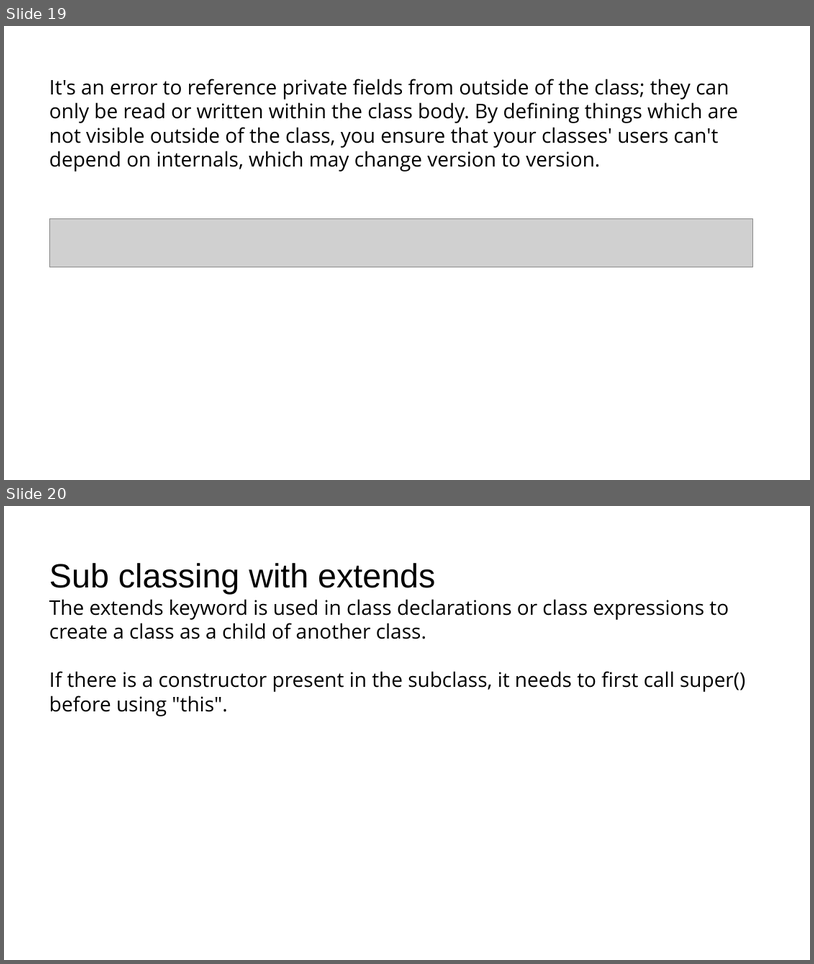
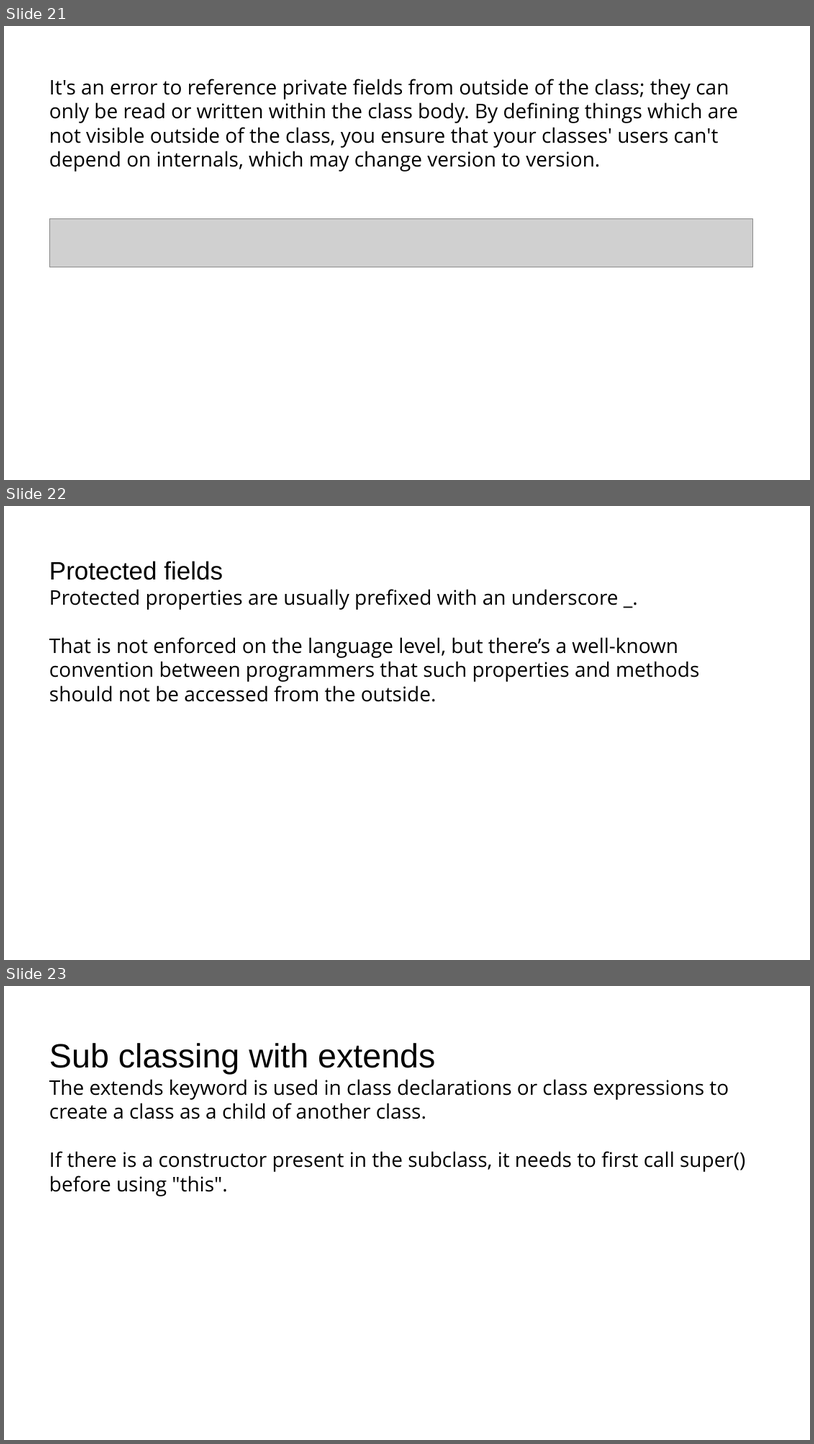
Before and after one commit to RostyslavSynenko/Lv-469.NodeJS, a slide deck: presentations/Classes.pptx. Shown one above the other, each under a label of ours: slides 19 and 20 before the commit, slides 21, 22 and 23 after it. The pictures are 814x964 and 814x1444 pixels, drawn with LibreOffice and Linux fonts; fonts in the diff are those of the drawing; grey boxes stand for pictures; background and template pictures are left out. Boxes give left, top, right and bottom in pixels: in the first picture for what was removed or moved away, otherwise in the second. Text is boxed around its words. In the diff, an @@ line names an element or a change of style, - is before the commit and + after.

```diff
--- a/presentations/Classes.pptx
+++ b/presentations/Classes.pptx
@@ slide 22 added at (x1=4, y1=506, x2=810, y2=960), background #FFFFFF @@
@@ title added at (x1=49, y1=561, x2=700, y2=702), 24 pt, text #000000 @@
+Protected fields
+Protected properties are usually prefixed with an underscore _.
+That is not enforced on the language level, but there’s a well-known convention between programmers that such properties and methods should not be accessed from the outside.
@@ what was slide 19 is now slide 21 @@
@@ what was slide 20 is now slide 23 @@
```
Also in this commit, not shown: 1 slide changed, 2 other slides added, 1 other file.
